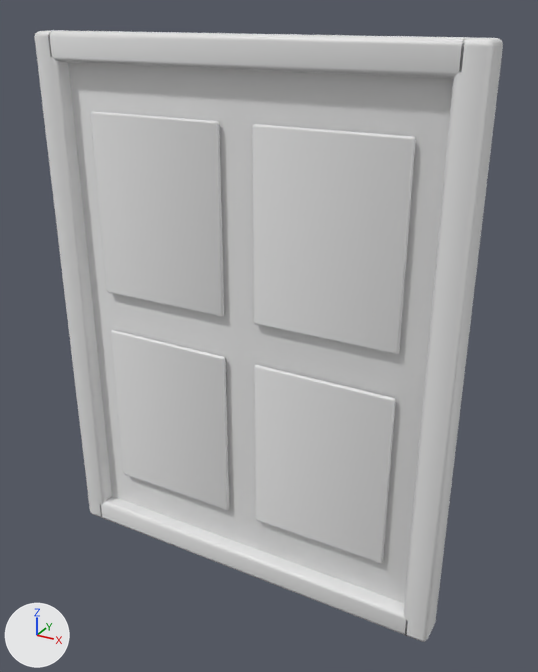
Two versions of the glTF model assets/rooms/poi_service_hall/notice_board.glb, one commit apart.
One viewpoint serves both versions: a 50 mm camera at (0.561, -0.95, 0.481) aimed at (0.035, 0.008, 0.002). Every picture has the same lights, and +X, +Y and +Z are marked at lower left. The older version comes first.

The first picture shows 'Body'.
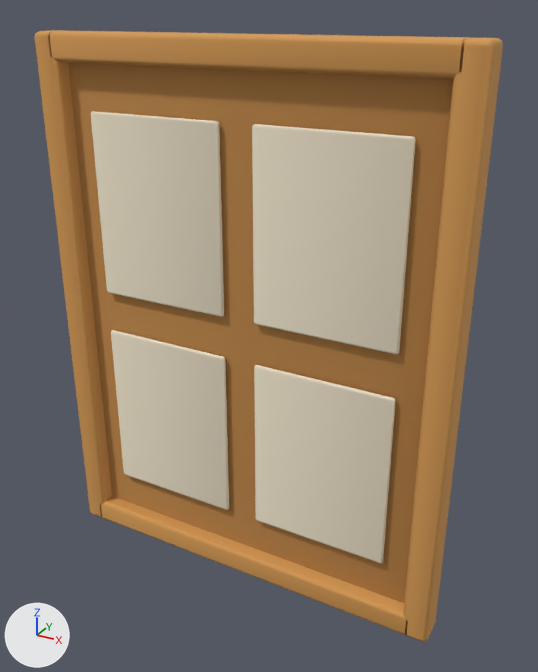
The change, as a list of edits to the scene's bpy script:
```text
Add img_hall_albedo_ao_n2_png:
    img_hall_albedo_ao_n2_png = load_image('hall_albedo_ao_n2.png', 'hall_albedo_ao_n2.png', 2048, 2048, 'sRGB')
Add mat_n2hallatlas:
    mat_n2hallatlas = principled_material('N2HallAtlas')
    mat_n2hallatlas.texture = img_hall_albedo_ao_n2_png
    mat_n2hallatlas.roughness = 0.85
Change me_notice_board_mobile:
    where me_notice_board_mobile.from_pydata(...)  # 504 vertices, 972 faces; spans x -0.35..0.35, y -0.045..0.02, z -0.45..0.45
    add me_notice_board_mobile.materials.append(mat_n2hallatlas)  # picture img_hall_albedo_ao_n2_png
```

What differs and where, as boxes [x1, y1, x2, y2] in the pictures (538 x 672 px):
'Body', recoloured (darker)
    both: [34, 30, 503, 642]
